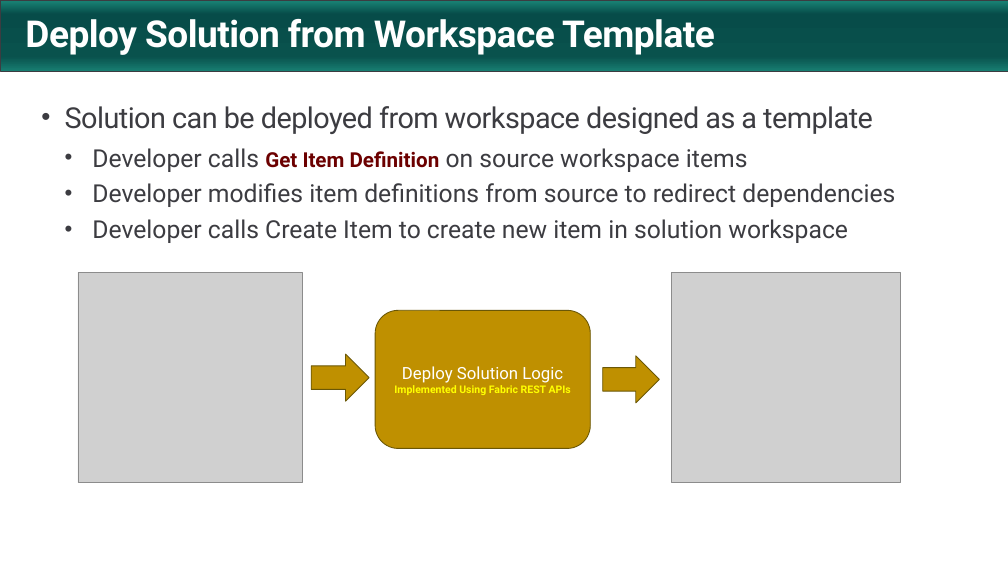
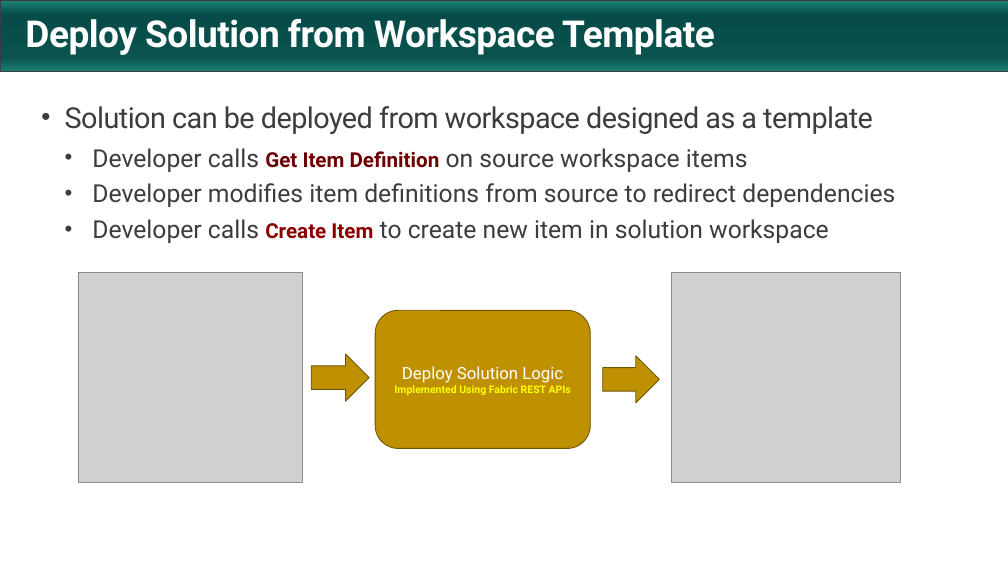
Before and after one commit to FabricDevCamp/FabricSolutionDeployment, a slide deck: slide 18 of docs/Automating Fabric Solution Deployment.pptx (slide 17 before the commit). Drawn at 1008x567 pixels with LibreOffice and Linux fonts; fonts in the diff are those of the drawing; grey boxes stand for pictures; background and template pictures are left out. Boxes give left, top, right and bottom in pixels: in the first picture for what was removed or moved away, otherwise in the second. Text is boxed around its words. In the diff, an @@ line names an element or a change of style, - is before the commit and + after.

```diff
--- a/docs/Automating Fabric Solution Deployment.pptx
+++ b/docs/Automating Fabric Solution Deployment.pptx
@@ text at box(92, 219, 829, 243): size 24 to 20 pt, text colour #3C3C41 to #8A0000, bold on in "Create Item" @@
```
Also in this commit, not shown: 4 other slides changed, 1 slide added.
